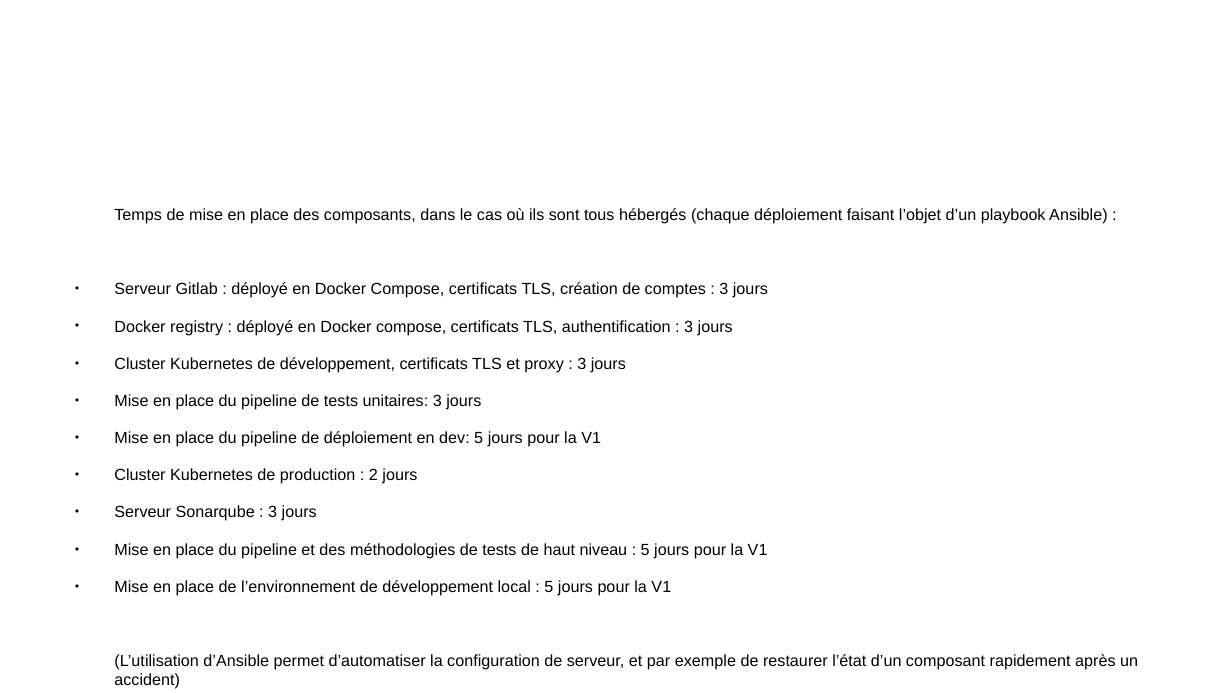
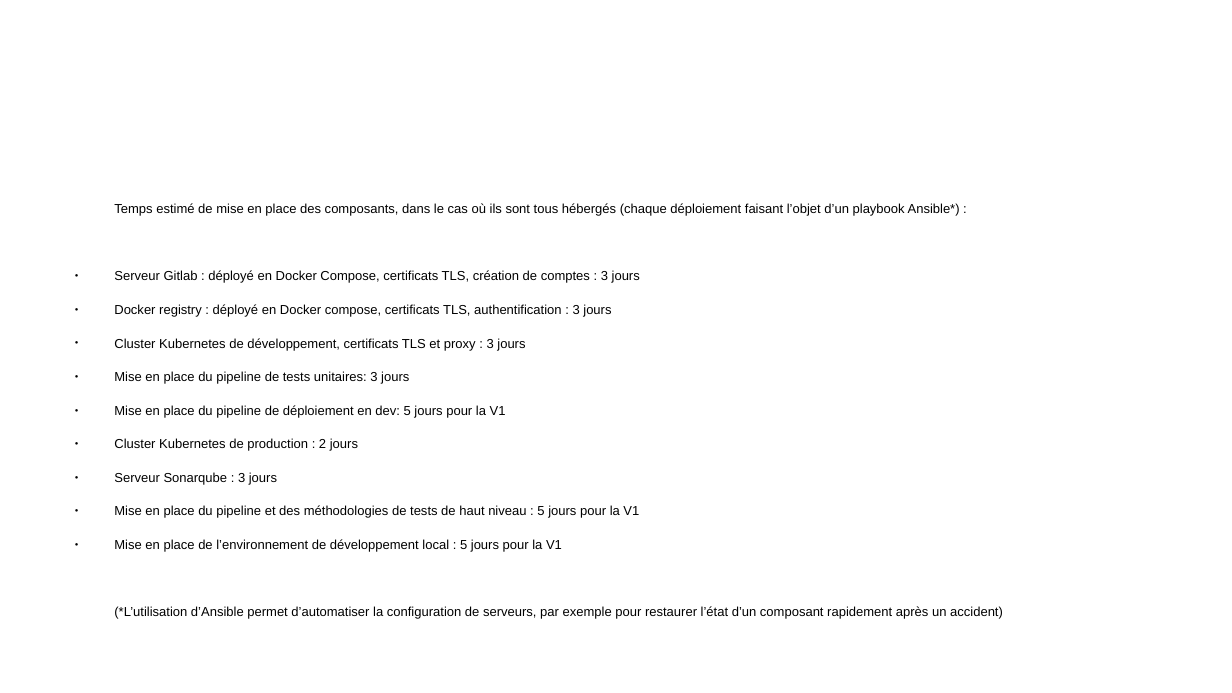
Before and after one commit to remipassmoilesel/ci-cd-plan, a slide deck: slide 21 of ci-cd-plan.odp. Drawn at 1232x693 pixels with LibreOffice and Linux fonts; fonts in the diff are those of the drawing; background and template pictures are left out. Boxes give left, top, right and bottom in pixels: in the first picture for what was removed or moved away, otherwise in the second. Text is boxed around its words. In the diff, an @@ line names an element or a change of style, - is before the commit and + after.

Commit message:
Improve doc

```diff
--- a/ci-cd-plan.odp
+++ b/ci-cd-plan.odp
@@ text at (114, 203, 960, 216): text changed; size 10.4 to 8.4 pt @@
-Temps de mise en place des composants, dans le cas où ils sont tous hébergés (chaque déploiement faisant l’objet d’un playbook Ansible) :
+Temps estimé de mise en place des composants, dans le cas où ils sont tous hébergés (chaque déploiement faisant l’objet d’un playbook Ansible*) :
@@ text at (114, 270, 640, 552): size 10.4 to 8.4 pt in "Serveur Gitlab : déployé en Docker Compose, ...", "Docker registry : déployé en Docker compose, ...", "Cluster Kubernetes de développement, certificats TLS et ...", "Mise en place du pipeline de tests ..." and 5 more places @@
@@ text at (114, 606, 1003, 619): text changed; size 10.4 to 8.4 pt @@
-(L’utilisation d’Ansible permet d’automatiser la configuration de serveur, et par exemple de restaurer l’état d’un composant rapidement après un accident)
+(*L’utilisation d’Ansible permet d’automatiser la configuration de serveurs, par exemple pour restaurer l’état d’un composant rapidement après un accident)
```
Also in this commit, not shown: 4 other slides changed.
